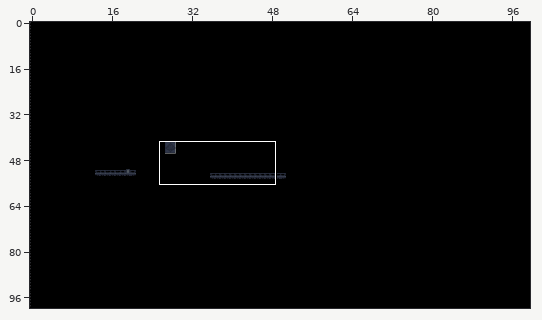
An edit to a level. Tiled map (JSON), Maps/level3.json. The picture above shows the old version from afar; the outline marks the close-up.
Close-up. As it was:
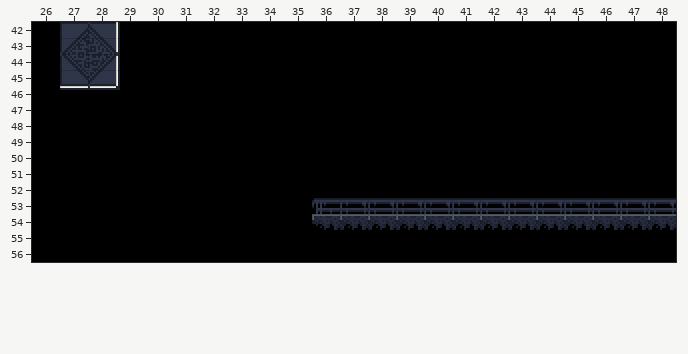
Cells are 14x8 px. Shown: x 26..48, y 42..56.
Once edited:
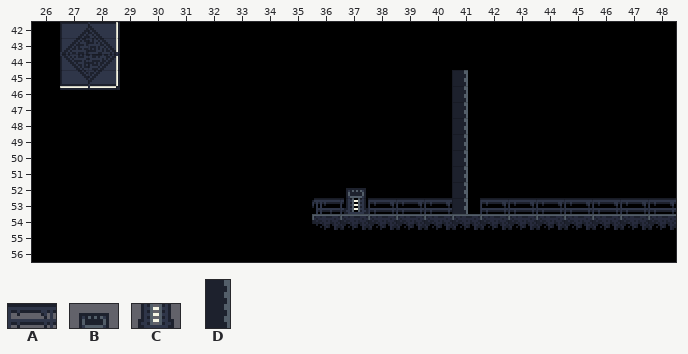
Key: from "industrial.v1": A 33, B 449, C 481, D 513 turned 90.
_ is an empty cell.
Change:
{"where": "layer \"BackGround\""}
{"y":46,"x":41,"old":"_","new":"D"}
{"y":47,"x":41,"old":"_","new":"D"}
{"y":48,"x":41,"old":"_","new":"D"}
{"y":49,"x":41,"old":"_","new":"D"}
{"y":50,"x":41,"old":"_","new":"D"}
{"y":51,"x":41,"old":"_","new":"D"}
{"y":52,"x":37,"old":"_","new":"B"}
{"y":52,"x":41,"old":"_","new":"D"}
{"y":53,"x":37,"old":"A","new":"C"}
{"y":53,"x":41,"old":"A","new":"D"}
{"label":"changed","picture_box":[452,70,480,214]}
{"label":"changed","picture_box":[344,188,368,214]}
